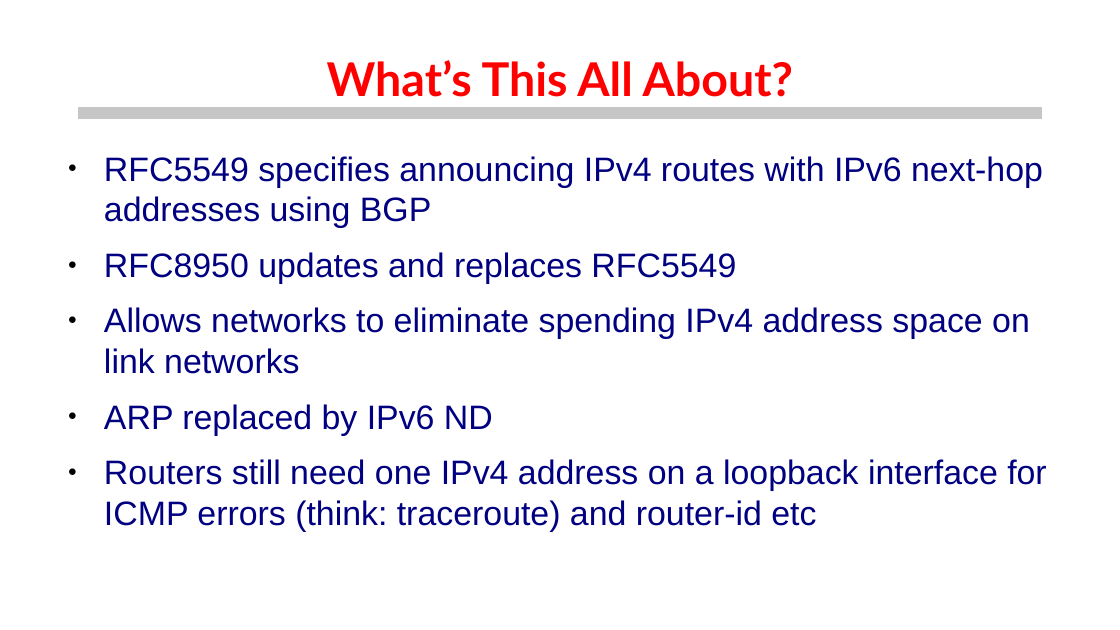
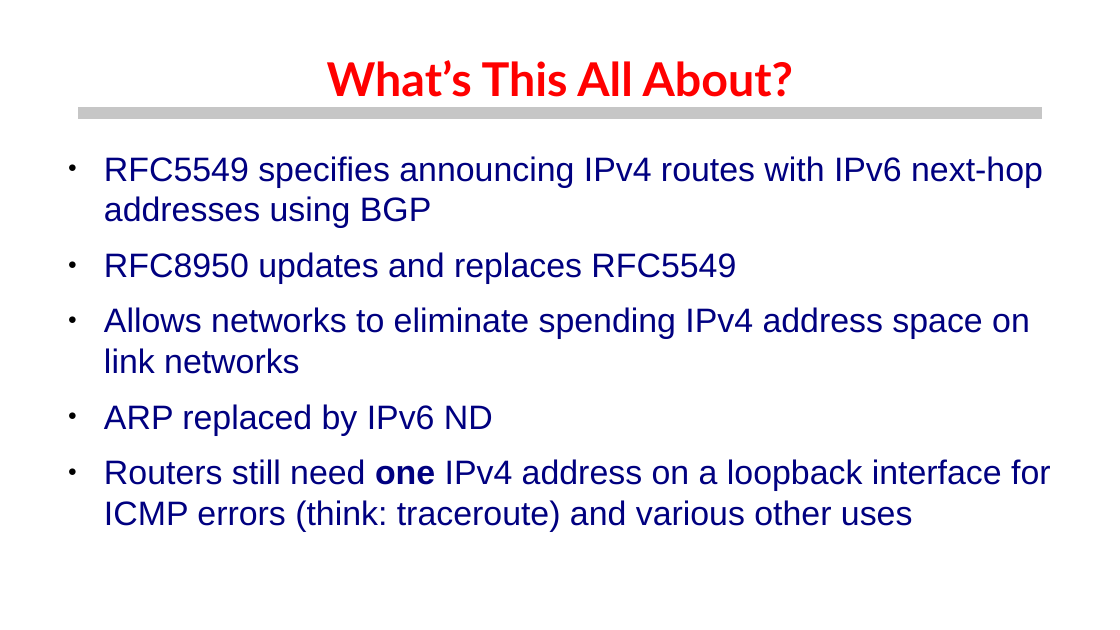
Before and after one commit to euro-ix/rfc8950-ixp, a slide deck: slide 2 of presentations/ipv6-only-ixps.odp. Drawn at 1120x630 pixels with LibreOffice and Linux fonts; fonts in the diff are those of the drawing; background and template pictures are left out. Boxes give left, top, right and bottom in pixels: in the first picture for what was removed or moved away, otherwise in the second. Text is boxed around its words. In the diff, an @@ line names an element or a change of style, - is before the commit and + after.

```diff
--- a/presentations/ipv6-only-ixps.odp
+++ b/presentations/ipv6-only-ixps.odp
@@ text at (104, 459, 1051, 532): text changed @@
-● Routers still need one IPv4 address on a loopback interface for ICMP errors (think: traceroute) and router-id etc
+● Routers still need one IPv4 address on a loopback interface for ICMP errors (think: traceroute) and various other uses
```
Also in this commit, not shown: 3 other slides changed, 1 other file.
